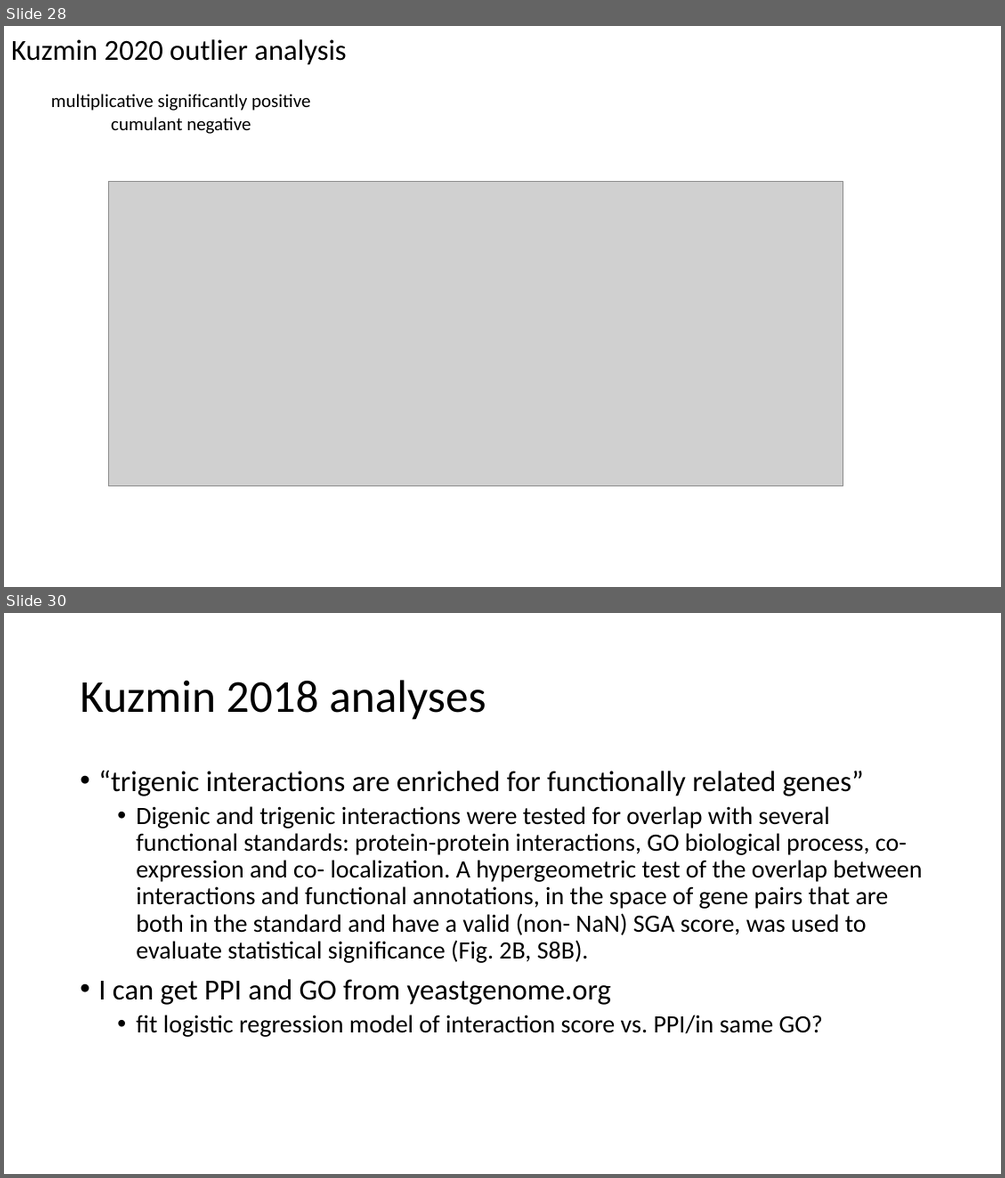
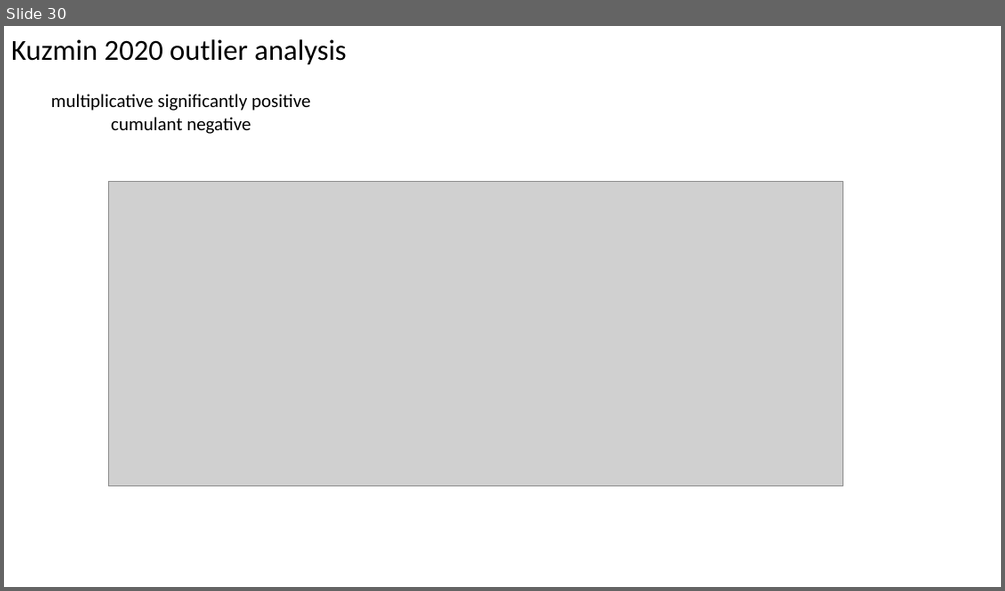
Before and after one commit to brian-arnold/epistasis_reanalysis, a slide deck: yeast_screens/yeast_screens_epistasis_summary.pptx. Shown one above the other, each under a label of ours: slides 28 and 30 before the commit, slide 30 after it; the slides between them are not shown. The pictures are 1005x1178 and 1005x591 pixels, drawn with LibreOffice and Linux fonts; fonts in the diff are those of the drawing; grey boxes stand for pictures. Boxes give left, top, right and bottom in pixels: in the first picture for what was removed or moved away, otherwise in the second. Text is boxed around its words. In the diff, an @@ line names an element or a change of style, - is before the commit and + after.

Commit message:
protein interaction analysis by experiment type

```diff
--- a/yeast_screens/yeast_screens_epistasis_summary.pptx
+++ b/yeast_screens/yeast_screens_epistasis_summary.pptx
@@ slide 30 removed at (x1=4, y1=613, x2=1001, y2=1174), background #FFFFFF @@
@@ title removed at (x1=80, y1=680, x2=485, y2=720) @@
-Kuzmin 2018 analyses
@@ text removed at (x1=98, y1=770, x2=922, y2=1037) @@
-• “trigenic interactions are enriched for functionally related genes”
-  • Digenic and trigenic interactions were tested for overlap with several functional standards: protein-protein interactions, GO biological process, co-expression and co- localization. A hypergeometric test of the overlap between interactions and functional annotations, in the space of gene pairs that are both in the standard and have a valid (non- NaN) SGA score, was used to evaluate statistical significance (Fig. 2B, S8B).
-• I can get PPI and GO from yeastgenome.org
-  • fit logistic regression model of interaction score vs. PPI/in same GO?
@@ what was slide 28 is now slide 30 @@
```
Also in this commit, not shown: 1 slide changed, 10 slides added, 8 other files.
